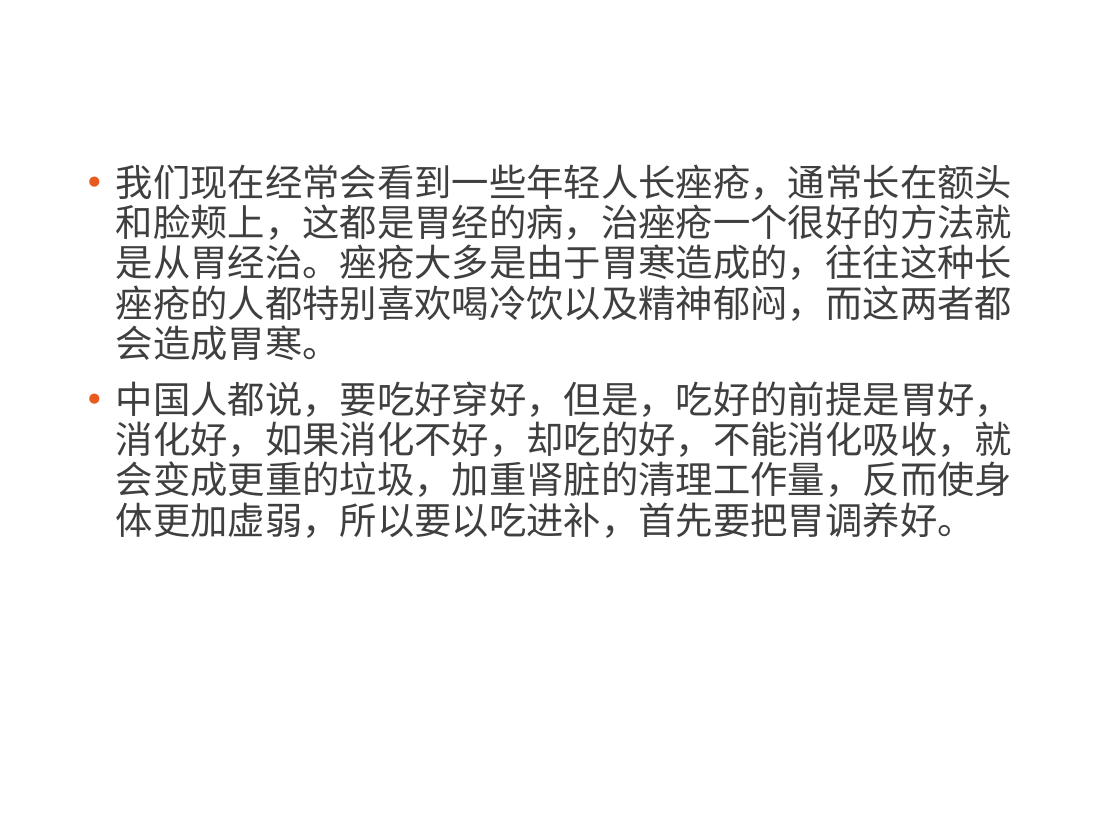
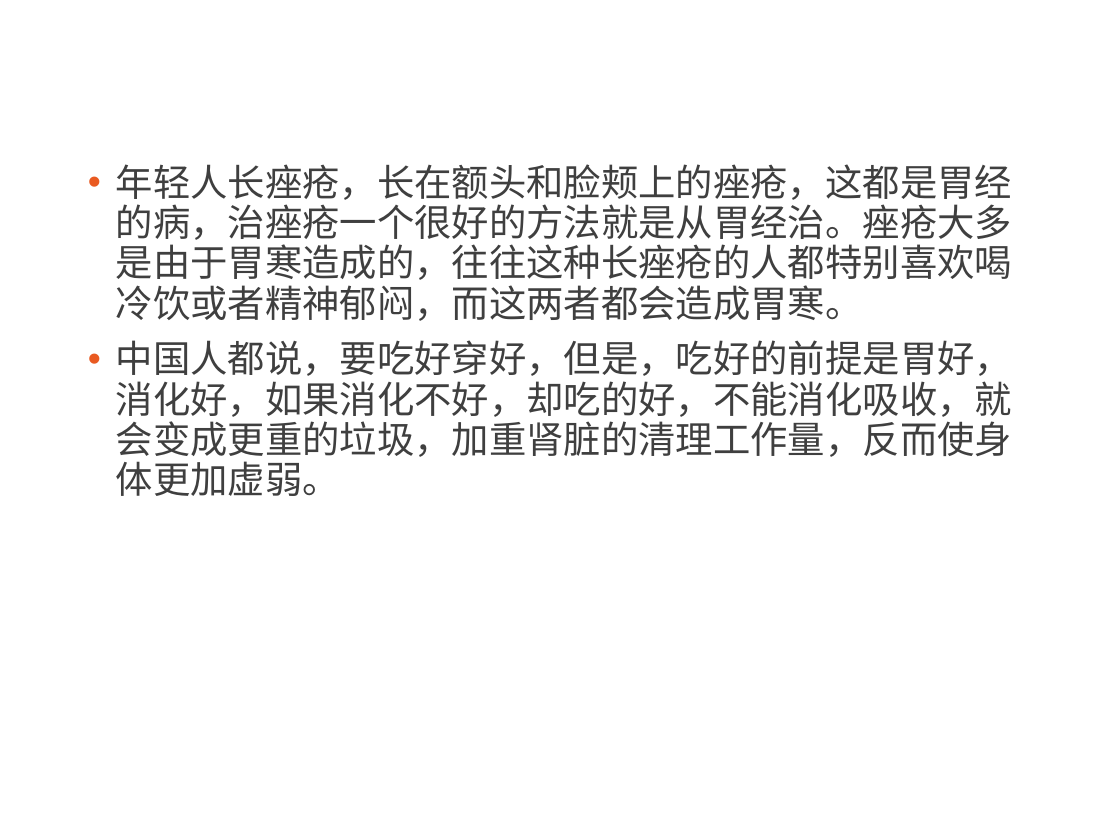
Before and after one commit to CatMan1994/file, a slide deck: slide 10 of 中医与养生分享会/中医与养生.ppt. Drawn at 1120x840 pixels with LibreOffice and Linux fonts; fonts in the diff are those of the drawing; background and template pictures are left out. Boxes give left, top, right and bottom in pixels: in the first picture for what was removed or moved away, otherwise in the second. Text is boxed around its words. In the diff, an @@ line names an element or a change of style, - is before the commit and + after.

```diff
--- a/中医与养生分享会/中医与养生.ppt
+++ b/中医与养生分享会/中医与养生.ppt
@@ text at (x1=116, y1=164, x2=1012, y2=496): text changed @@
-• 我们现在经常会看到一些年轻人长痤疮，通常长在额头和脸颊上，这都是胃经的病，治痤疮一个很好的方法就是从胃经治。痤疮大多是由于胃寒造成的，往往这种长痤疮的人都特别喜欢喝冷饮以及精神郁闷，而这两者都会造成胃寒。
-• 中国人都说，要吃好穿好，但是，吃好的前提是胃好，消化好，如果消化不好，却吃的好，不能消化吸收，就会变成更重的垃圾，加重肾脏的清理工作量，反而使身体更加虚弱，所以要以吃进补，首先要把胃调养好。
+• 年轻人长痤疮，长在额头和脸颊上的痤疮，这都是胃经的病，治痤疮一个很好的方法就是从胃经治。痤疮大多是由于胃寒造成的，往往这种长痤疮的人都特别喜欢喝冷饮或者精神郁闷，而这两者都会造成胃寒。
+• 中国人都说，要吃好穿好，但是，吃好的前提是胃好，消化好，如果消化不好，却吃的好，不能消化吸收，就会变成更重的垃圾，加重肾脏的清理工作量，反而使身体更加虚弱。
```
Also in this commit, not shown: 4 other slides changed, 1 slide added, 1 other file.
